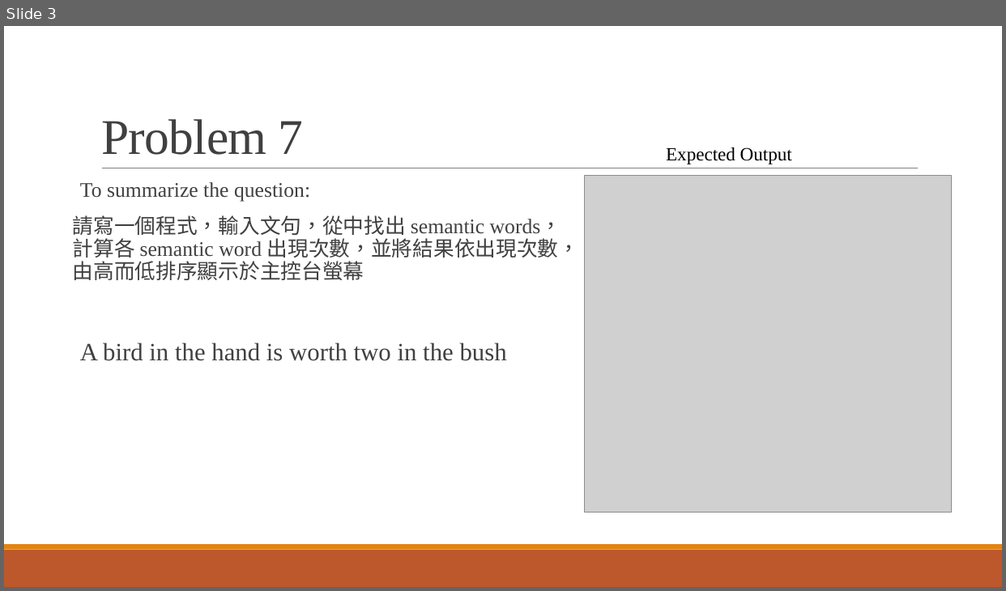
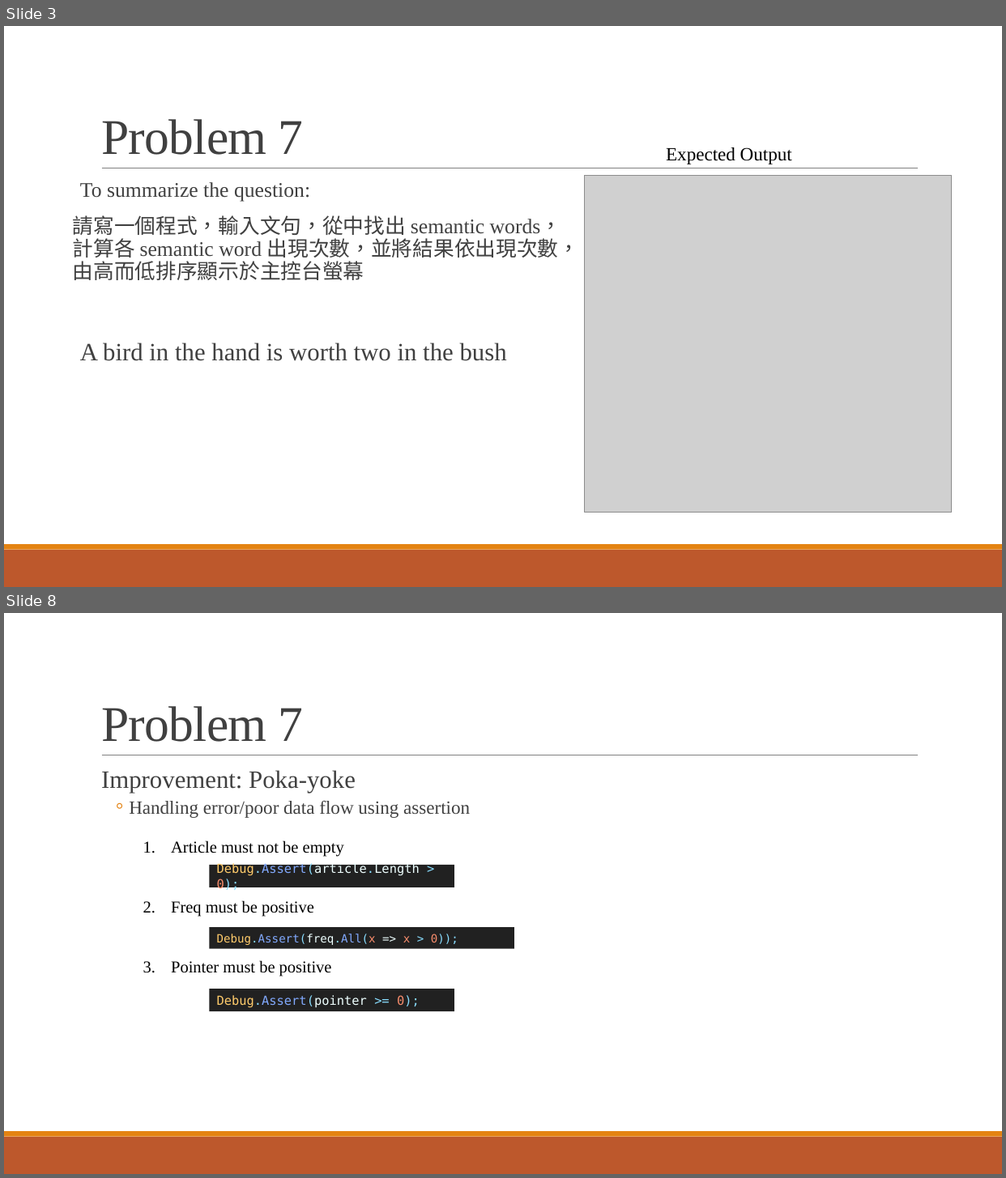
Before and after one commit to fordevoted/1092_EE3031_Computer-Programming, a slide deck: TA Lecture/Computer Programming Mid-term Test 2.pptx. Shown one above the other, each under a label of ours: slide 3 before the commit, slides 3 and 8 after it; the slides between them are not shown. The pictures are 1006x591 and 1006x1178 pixels, drawn with LibreOffice and Linux fonts; fonts in the diff are those of the drawing; grey boxes stand for pictures. Boxes give left, top, right and bottom in pixels: in the first picture for what was removed or moved away, otherwise in the second. Text is boxed around its words. In the diff, an @@ line names an element or a change of style, - is before the commit and + after.

```diff
--- a/TA Lecture/Computer Programming Mid-term Test 2.pptx
+++ b/TA Lecture/Computer Programming Mid-term Test 2.pptx
@@ slide 8 added at [4, 613, 1002, 1174], background #FFFFFF; not listed: 3 template elements that a slide beside it also shows @@
@@ title added at [101, 706, 304, 742], 48 pt, text #404040 @@
+Problem 7
@@ text added at [101, 770, 470, 818], 18 pt, text #404040 @@
+  Improvement: Poka-yoke
+  。 Handling error/poor data flow using assertion
@@ text added at [171, 841, 344, 977], 16 pt, text #000000 @@
+1. Article must not be empty
+2. Freq must be positive
+3. Pointer must be positive
@@ rectangle added at [209, 865, 454, 887], fill #212121, 12 pt, text #EEFFFF @@
+Debug.Assert(article.Length > 0);
@@ rectangle added at [209, 927, 514, 949], fill #212121, 11 pt, text #82AAFF @@
+Debug.Assert(freq.All(x => x > 0));
@@ rectangle added at [209, 989, 454, 1012], fill #212121, 12 pt, text #EEFFFF @@
+Debug.Assert(pointer >= 0);
```
Also in this commit, not shown: 4 slides changed, 2 other slides added.
